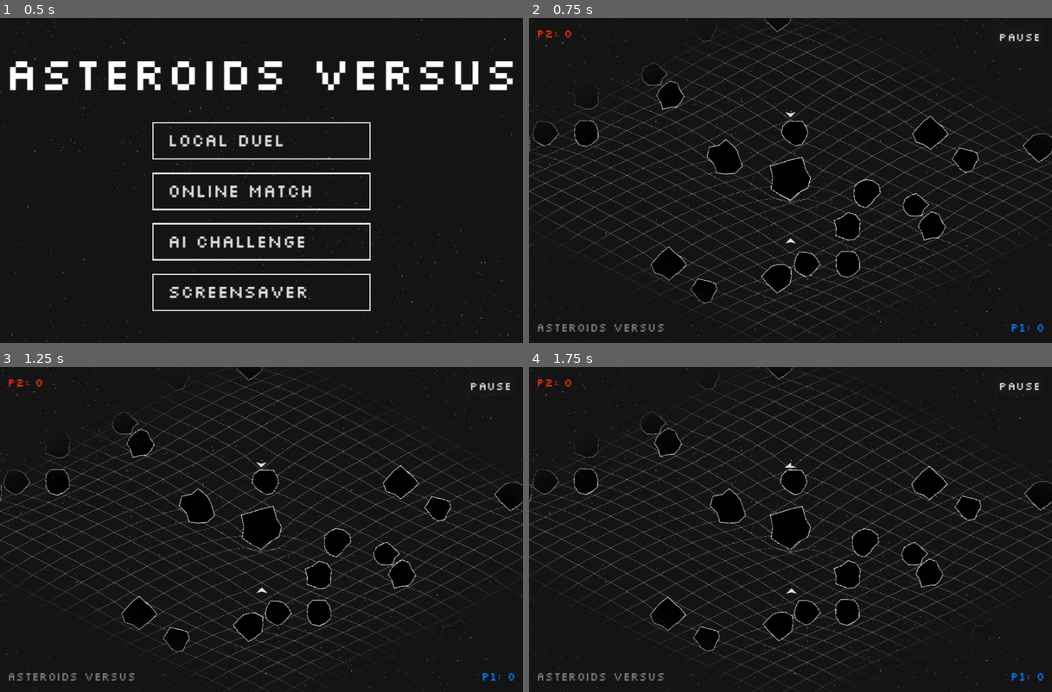
Above: before the commit, frames 1-4 (two rows, left to right).
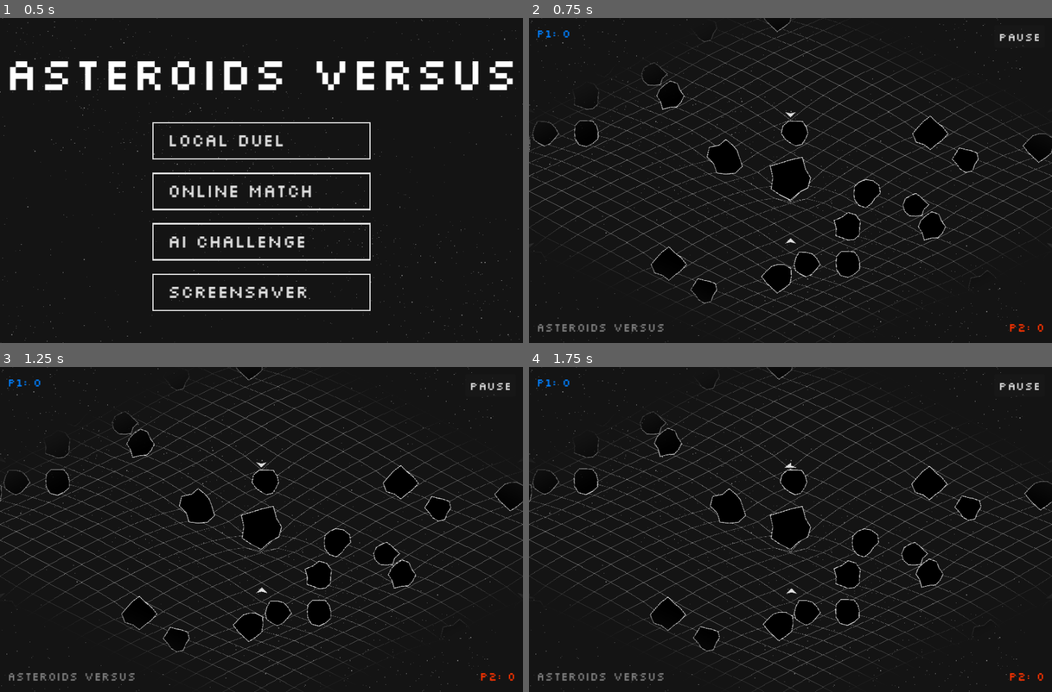
Above: after the commit, the same moments.

Repository: Jelterminator/Asteroids-Versus
Game: Godot game, scene res://MainMenu.tscn
Two runs of this game, one before a commit and one after it. Both use one fixed random seed, a clock stepped at 60 frames per second and the inputs below.
Inputs (mouse positions are in pixels of both pictures, inside the frame that each line leads up to):
- Up to frame 1 (0.5 s): no input
- Up to frame 2 (0.75 s): click (790, 141) at 0.5 s
- Up to frame 3 (1.25 s): no input
- Up to frame 4 (1.75 s): hold D from 1.28 s (still down)

Frame 1 is identical in both runs. In frame 2, 0.2% of the frame differs, in the area x 1-99%, y 3-97%; in frame 3, 0.2%; in frame 4, 0.2%.

Commit message:
more bugs

Diff:
--- a/Main.gd
+++ b/Main.gd
@@ -38,7 +38,10 @@
 		call_deferred("_setup_screensaver")
 
 	elif GameState.current_mode == GameState.GameMode.ONLINE:
-		call_deferred("_setup_online")
+		# MUST run synchronously in _ready — NOT call_deferred.
+		# call_deferred lets _physics_process run one frame before setup,
+		# causing both ships to accept input on both peers.
+		_setup_online()
 
 	if GameState.current_mode != GameState.GameMode.ONLINE:
 		spawn_initial_asteroids()
@@ -93,52 +96,53 @@
 	print("Main: Initializing Online Mode...")
 	var p1 = massives_container.get_node_or_null("Player")
 	var p2 = massives_container.get_node_or_null("Player2")
-	if p1 and p2:
-		var my_id = multiplayer.get_unique_id()
-		var peers = multiplayer.get_peers()
-		var other_id = peers[0] if peers.size() > 0 else 2
-
-		var host_id = 1
-		# The client is not guaranteed to be ID 2 in WebRTC Mesh. They get a huge random int.
-		var client_id = my_id if my_id != 1 else other_id
-
-		print("Main: my_id=", my_id, " host_id=", host_id, " client_id=", client_id, " peers=", peers)
-
-		# Peer 1 (Host) owns Player 1, Peer X (Client) owns Player 2
-		p1.set_multiplayer_authority(host_id)
-		p2.set_multiplayer_authority(client_id)
-
-		# The Player scripts already created MultiplayerSynchronizers in their _ready(),
-		# but with wrong default authority. Remove them and recreate with correct IDs.
-		var p1_sync = p1.get_node_or_null("MultiplayerSynchronizer")
-		if p1_sync: p1_sync.queue_free()
-		var p2_sync = p2.get_node_or_null("MultiplayerSynchronizer")
-		if p2_sync: p2_sync.queue_free()
-
-		# Wait a frame for queue_free to process
-		await get_tree().process_frame
-
-		# Recreate synchronizers with correct authority
-		_create_player_sync(p1, host_id)
-		_create_player_sync(p2, client_id)
-
-		# Set is_local: each player controls their own ship with WASD+Arrows
-		p1.is_local = (my_id == host_id)
-		p2.is_local = (my_id == client_id)
-
-		print("Main: Authority assigned. P1 local=", p1.is_local, " P2 local=", p2.is_local)
-		_show_role_indicator()
-
-	# Set up MultiplayerSpawner to sync dynamic objects (asteroids, lasers)
+	if not (p1 and p2):
+		push_error("Main: Player nodes not found!")
+		return
+
+	var my_id = multiplayer.get_unique_id()
+	var peers = multiplayer.get_peers()
+	var other_id = peers[0] if peers.size() > 0 else 2
+
+	var host_id = 1
+	var client_id = my_id if my_id != 1 else other_id
+	var i_am_host = (my_id == host_id)
+
+	print("Main: my_id=", my_id, " host=", host_id, " client=", client_id, " peers=", peers)
+
+	# 1. Lock down input immediately — disable both until we assign the right one
+	p1.is_local = false
+	p2.is_local = false
+
+	# 2. Set multiplayer authority
+	p1.set_multiplayer_authority(host_id)
+	p2.set_multiplayer_authority(client_id)
+
+	# 3. Create synchronizers with correct authority (Player scripts no longer create their own)
+	_create_player_sync(p1, host_id)
+	_create_player_sync(p2, client_id)
+
+	# 4. Enable input ONLY on the ship this peer owns
+	if i_am_host:
+		p1.is_local = true   # Host controls Player 1
+	else:
+		p2.is_local = true   # Client controls Player 2
+
+	print("Main: P1.is_local=", p1.is_local, " P2.is_local=", p2.is_local)
+
+	# 5. Show role indicator
+	_show_role_indicator(1 if i_am_host else 2)
+
+	# 6. Set up MultiplayerSpawner for dynamic objects
 	var spawner = MultiplayerSpawner.new()
 	spawner.spawn_path = massives_container.get_path()
 	spawner.add_spawnable_scene("res://asteroid.tscn")
 	spawner.add_spawnable_scene("res://laser.tscn")
 	add_child(spawner)
 
-	# Spawn asteroids only AFTER spawner is in the tree so clients receive them
-	if multiplayer.get_unique_id() == 1:
-		spawn_initial_asteroids()
+	# 7. Host spawns asteroids after a short delay so client's spawner is ready
+	if i_am_host:
+		get_tree().create_timer(0.5).timeout.connect(spawn_initial_asteroids)
 
 func _create_player_sync(player_node: Node, authority_id: int):
 	var synchronizer = MultiplayerSynchronizer.new()
@@ -152,21 +156,19 @@
 	synchronizer.replication_config = config
 	synchronizer.root_path = player_node.get_path()
 	synchronizer.set_multiplayer_authority(authority_id)
-	player_node.set_multiplayer_authority(authority_id)
 	player_node.add_child(synchronizer)
-	print("Main: Created sync for ", player_node.name, " with authority=", authority_id)
-
-func _show_role_indicator():
+	print("Main: Sync for ", player_node.name, " authority=", authority_id)
+
+func _show_role_indicator(player_num: int):
 	var canvas = CanvasLayer.new()
 	canvas.layer = 100
 	add_child(canvas)
 
 	var label = Label.new()
-	var my_id = multiplayer.get_unique_id()
-	label.text = "YOU ARE PLAYER " + str(my_id)
-
-	# Color based on player
-	var p_color = Color(0, 0.5, 1) if my_id == 1 else Color(1, 0.2, 0)
+	label.text = "YOU ARE PLAYER " + str(player_num)
+
+	# Blue for P1, Red for P2
+	var p_color = Color(0, 0.5, 1) if player_num == 1 else Color(1, 0.2, 0)
 	label.add_theme_color_override("font_color", p_color)
 	label.add_theme_font_size_override("font_size", 48)
 
@@ -174,9 +176,8 @@
 	label.horizontal_alignment = HORIZONTAL_ALIGNMENT_CENTER
 	canvas.add_child(label)
 
-	# Fade out animation using Tween
+	# Fade out animation
 	var tween = get_tree().create_tween()
-	# Wait 0.4s then fade over 0.6s to reach 1.0s total
 	tween.tween_interval(0.4)
 	tween.tween_property(label, "modulate:a", 0.0, 0.6)
 	tween.finished.connect(canvas.queue_free)
--- a/main.tscn
+++ b/main.tscn
@@ -71,12 +71,20 @@
 process_mode = 3
 
 [node name="P2Score" type="Label" parent="HUD"]
-offset_left = 10.0
-offset_top = 10.0
-offset_right = 110.0
-offset_bottom = 33.0
+anchors_preset = 3
+anchor_left = 1.0
+anchor_top = 1.0
+anchor_right = 1.0
+anchor_bottom = 1.0
+offset_left = -110.0
+offset_top = -33.0
+offset_right = -10.0
+offset_bottom = -10.0
+grow_horizontal = 0
+grow_vertical = 0
 theme_override_colors/font_color = Color(1, 0.2, 0, 1)
 text = "P2: 0"
+horizontal_alignment = 2
 
 [node name="PauseButton" type="Button" parent="HUD"]
 anchors_preset = 1
@@ -114,20 +122,12 @@
 text = "asteroids versus"
 
 [node name="P1Score" type="Label" parent="HUD"]
-anchors_preset = 3
-anchor_left = 1.0
-anchor_top = 1.0
-anchor_right = 1.0
-anchor_bottom = 1.0
-offset_left = -110.0
-offset_top = -33.0
-offset_right = -10.0
-offset_bottom = -10.0
-grow_horizontal = 0
-grow_vertical = 0
+offset_left = 10.0
+offset_top = 10.0
+offset_right = 110.0
+offset_bottom = 33.0
 theme_override_colors/font_color = Color(0, 0.5, 1, 1)
 text = "P1: 0"
-horizontal_alignment = 2
 
 [node name="GameOverUI" type="CanvasLayer" parent="."]
 layer = 10
Not shown, changed: site/asteroids_versus.html
Not shown, changed: site/asteroids_versus.pck
